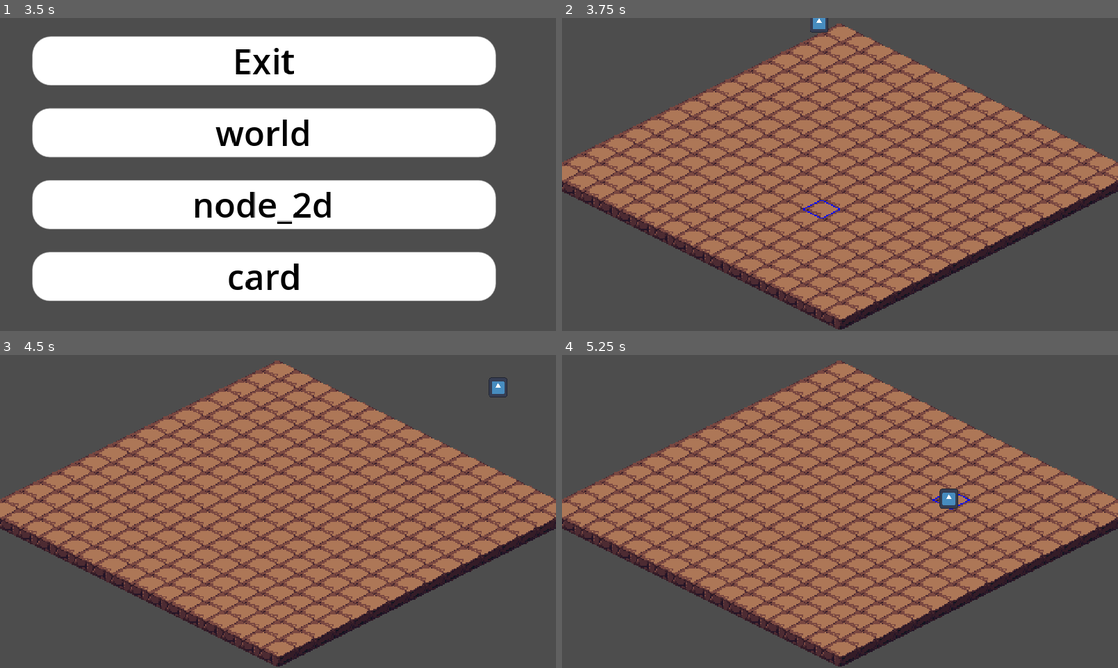
Above: before the commit, frames 1-4 (two rows, left to right).
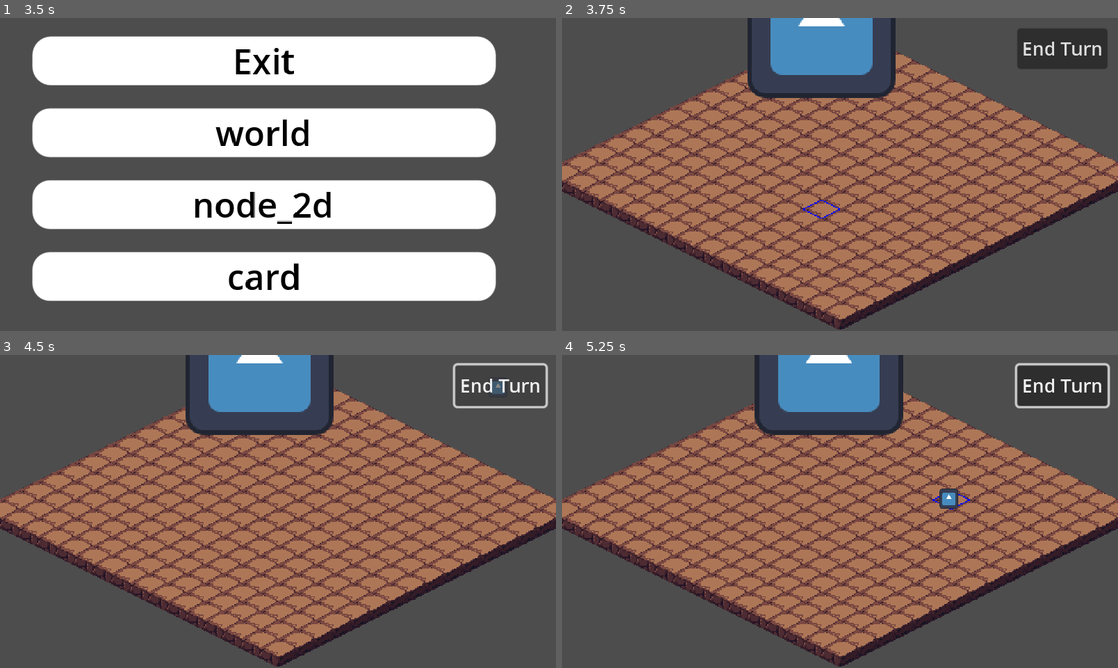
Above: after the commit, the same moments.

Repository: CodingMan275/gunslinger
Game: Godot game, scene res://debug_screen/debug_menu.tscn
Same seed, same stepped clock (60 frames per second), same inputs: the game is played once before the commit and once after it. The engine's default icon, where the game draws it, is replaced by a stand-in: a white triangle on a blue panel in a dark square.
Inputs (mouse positions are in pixels of both pictures, inside the frame that each line leads up to):
- Up to frame 1 (3.5 s): click "world" at 0.5 s; click (250, 240) at 1.27 s; type "12" at 1.35 s; click "Host" at 2 s; click "Back to Debug Menu" at 2.75 s
- Up to frame 2 (3.75 s): click "node_2d" at 3.5 s
- Up to frame 3 (4.5 s): click (500, 386) at 4.25 s, where only the run after the commit has a clickable "End Turn"
- Up to frame 4 (5.25 s): tap Enter at 5 s; move the mouse to (962, 495) at 5.02 s; hold Right (Move_Right) from 5.03 s (still down); click (962, 495) at 5.1 s

Frame 1 is identical in both runs. In frame 2, 8.0% of the frame differs, in the area x 33-99%, y 0-26%; in frame 3, 6.7%; in frame 4, 8.4%, in the area x 34-99%, y 0-26%.

Commit message:
Turn Order
Turn order in 2d tile map

Diff:
--- a/node_2d.tscn
+++ b/node_2d.tscn
@@ -1,9 +1,10 @@
-[gd_scene load_steps=8 format=3 uid="uid://jl7k3ltwbp41"]
+[gd_scene load_steps=9 format=3 uid="uid://jl7k3ltwbp41"]
 
 [ext_resource type="Texture2D" uid="uid://fcuqal2ynbts" path="res://spritesheet.png" id="1_82qw3"]
 [ext_resource type="Texture2D" uid="uid://mmea4eto2a6p" path="res://Rhombus.png" id="2_cvwes"]
 [ext_resource type="Script" path="res://tile_map.gd" id="3_m8k54"]
 [ext_resource type="PackedScene" uid="uid://c084g67tienhw" path="res://moveable_player.tscn" id="4_pa1d4"]
+[ext_resource type="PackedScene" uid="uid://x0tek8t1bewj" path="res://Player.tscn" id="5_lmdmc"]
 
 [sub_resource type="TileSetAtlasSource" id="TileSetAtlasSource_p1dyh"]
 texture = ExtResource("1_82qw3")
@@ -464,3 +465,18 @@
 offset = Vector2(16, 130)
 
 [node name="MoveablePlayer" parent="." instance=ExtResource("4_pa1d4")]
+
+[node name="CanvasLayer" type="CanvasLayer" parent="."]
+
+[node name="Button" type="Button" parent="CanvasLayer"]
+offset_left = 393.0
+offset_top = 9.0
+offset_right = 471.0
+offset_bottom = 44.0
+action_mode = 0
+text = "End Turn"
+
+[node name="Player" parent="." instance=ExtResource("5_lmdmc")]
+
+[connection signal="Order" from="TileMap" to="Player" method="_on_tile_map_order"]
+[connection signal="pressed" from="CanvasLayer/Button" to="TileMap" method="_on_button_pressed"]
--- a/player.gd
+++ b/player.gd
@@ -8,6 +8,7 @@
 const Friction = 500
 const MAX_SPEED = 300
 const ACCELERATIOB = 300
+
 
 #When the player is spawned into the 'tree' or scene it is giving
 #itself authority to itself multiplayer wise. Basically it gives you control
@@ -47,3 +48,11 @@
 	#increase the players velocity to max speed
 	velocity += Accel
 	velocity = velocity.limit_length(MAX_SPEED)
+
+
+#When the signal from the world turn order is actvated this function
+#Receives this signal
+func _on_tile_map_order(x) -> void:
+	print("Player")
+	print(x)
+	pass # Replace with function body.
--- a/tile_map.gd
+++ b/tile_map.gd
@@ -4,6 +4,12 @@
 var GridSize = 16
 var Dict = {}
 var selectedTile
+
+#Variables for world turn order
+var Turn_Order = 1
+#Creating a custom signal which will emit when turn order changes
+#Can be emited on _ready to make sure all players are updated
+signal Order
 
 func _ready():
 	for x in GridSize:
@@ -25,4 +31,17 @@
 
 	if Dict.has(str(tile)):
 		set_cell(1, tile, 1, Vector2i(0,0), 0)
-		print(Dict[str(tile)])
+	#	print(Dict[str(tile)])
+
+#When the button in the canvas layer is pressed this function goes
+func _on_button_pressed() -> void:
+	#Turn order updated
+	Turn_Order = Turn_Order + 1
+	#Max two players for this test
+	if Turn_Order == 3:
+		Turn_Order = 1
+	#Check
+	print(Turn_Order)
+	#Signal is emitted with the information of turn order
+	Order.emit(Turn_Order)
+	pass # Replace with function body.
